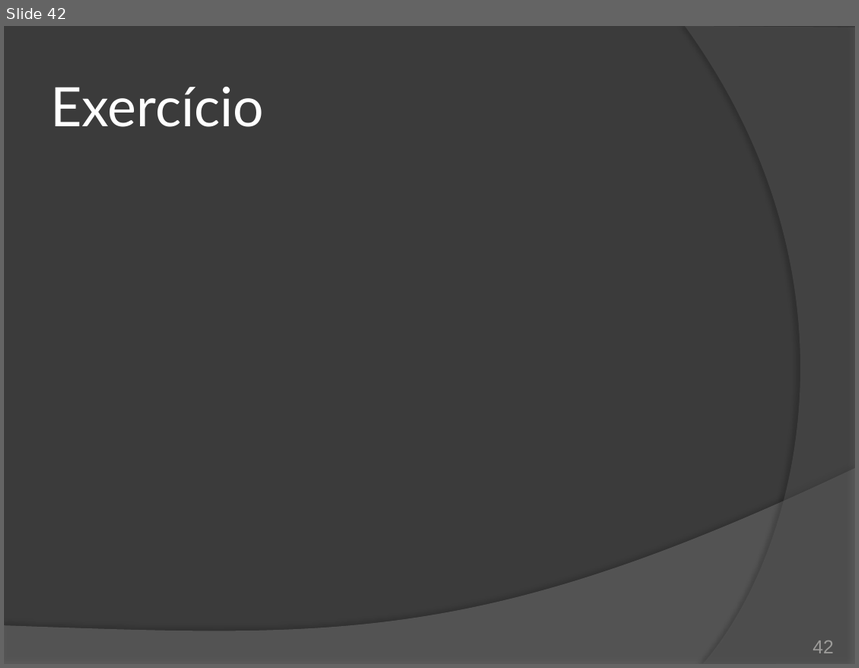
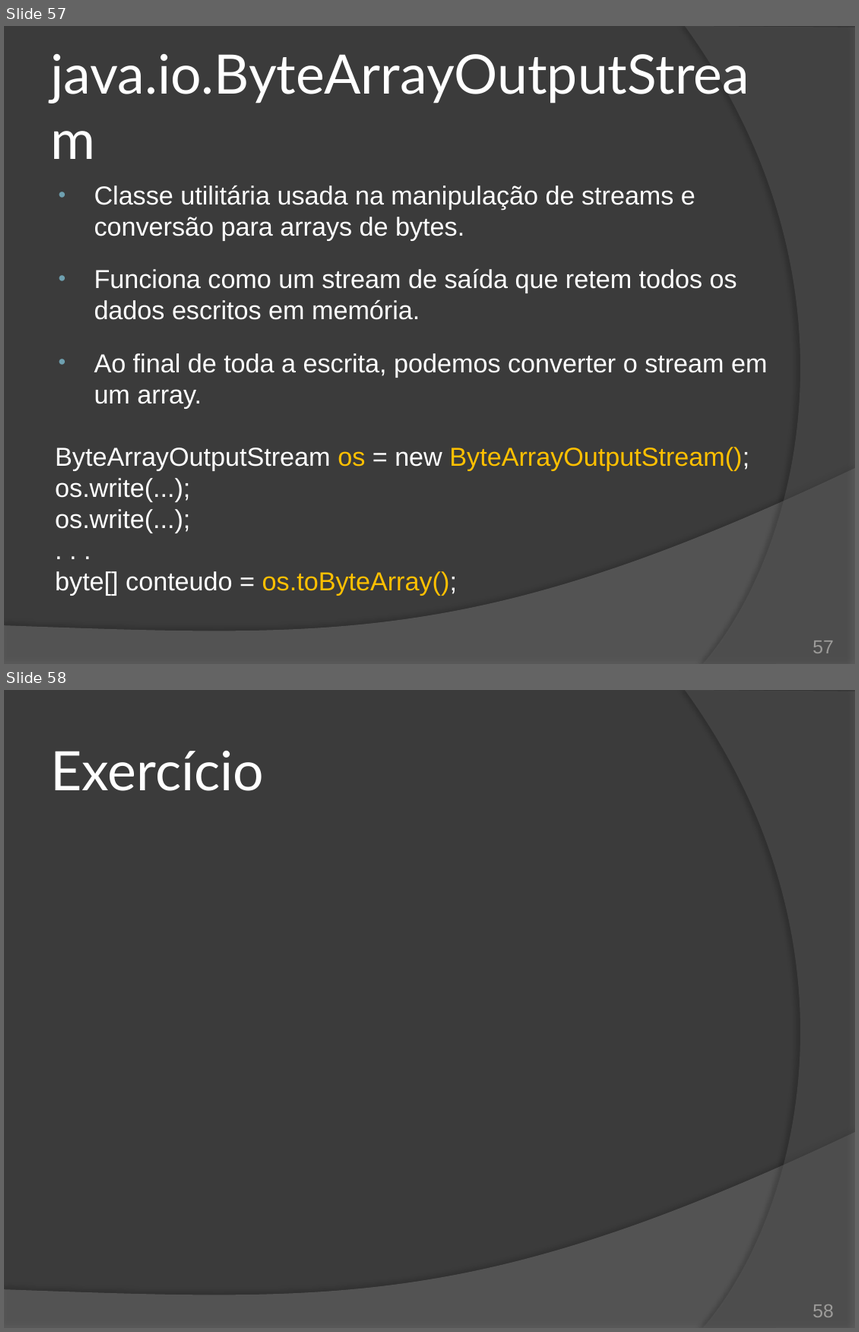
Before and after one commit to duchesqui/slzvieira-training, a slide deck: 2-Java-Programmer-Modulo-II/16.Capitulo10.pptx. Shown one above the other, each under a label of ours: slide 42 before the commit, slides 57 and 58 after it. The pictures are 859x668 and 859x1332 pixels, drawn with LibreOffice and Linux fonts; fonts in the diff are those of the drawing. Boxes give left, top, right and bottom in pixels: in the first picture for what was removed or moved away, otherwise in the second. Text is boxed around its words. In the diff, an @@ line names an element or a change of style, - is before the commit and + after.

Commit message:
Capítulo 10 - Java IO: InputStream e OutputStream.

```diff
--- a/2-Java-Programmer-Modulo-II/16.Capitulo10.pptx
+++ b/2-Java-Programmer-Modulo-II/16.Capitulo10.pptx
@@ slide 57 added at (4, 26, 855, 664), background #3B3B3B; not listed: 2 template elements that a slide beside it also shows @@
@@ title added at (51, 54, 750, 104), 46 pt, text #FFFFFF @@
+java.io.ByteArrayOutputStream
@@ text added at (55, 186, 767, 595), 22 pt, text #FFFFFF @@
+• Classe utilitária usada na manipulação de streams e conversão para arrays de bytes.
+• Funciona como um stream de saída que retem todos os dados escritos em memória.
+• Ao final de toda a escrita, podemos converter o stream em um array.
+ByteArrayOutputStream os = new ByteArrayOutputStream();
+os.write(...);
+os.write(...);
+. . .
+byte[] conteudo = os.toByteArray();
@@ page number added at (813, 641, 834, 654), 16 pt, text #9D9B9A @@
+57
@@ what was slide 42 is now slide 58 @@
@@ page number at (813, 1305, 834, 1318): text changed @@
-42
+58
```
Also in this commit, not shown: 2 slides changed, 23 other slides added, 5 slides removed, 1 other file.
